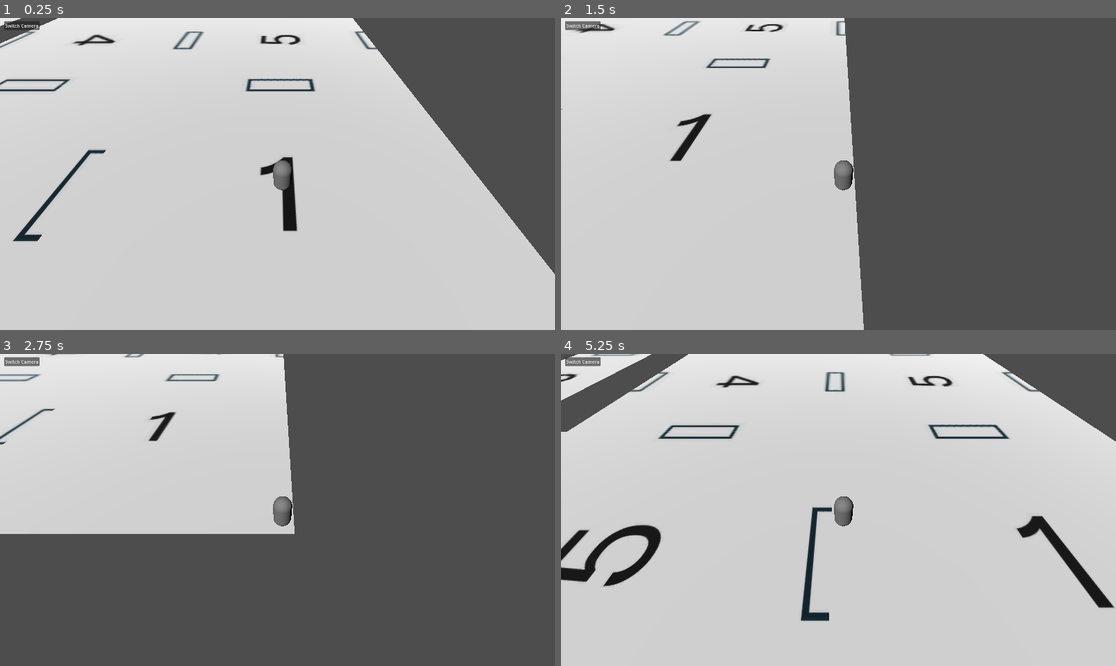
Above: before the commit, frames 1-4 (two rows, left to right).
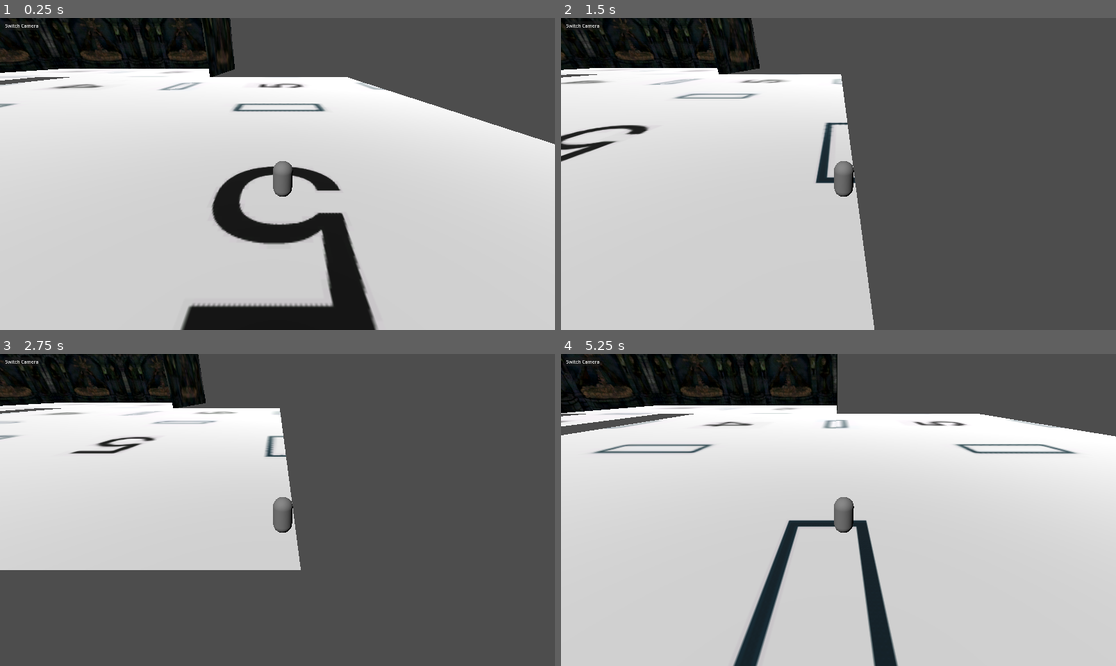
Above: after the commit, the same moments.

Repository: Team-C-623/koven_game
Game: Godot game, scene res://scenes/main3d.tscn
Same seed, same stepped clock (60 frames per second), same inputs: the game is played once before the commit and once after it.
Inputs:
- Up to frame 1 (0.25 s): no input
- Up to frame 2 (1.5 s): tap Enter at 0.5 s; hold D (right) 0.53-1.28 s; hold S (down) from 1.28 s (still down)
- Up to frame 3 (2.75 s): release S (down) at 2.03 s; hold D (right) from 2.03 s (still down)
- Up to frame 4 (5.25 s): tap Space at 2.75 s; release D (right) at 2.78 s; hold W (up) 2.78-3.53 s; hold A (left) 3.53-5.03 s; tap Enter at 5 s; hold S (down) from 5.03 s (still down)

The runs differ from the first frame. In frame 1, 33% of the frame differs, in the area x 0-100%, y 0-100%; in frame 2, 15%; in frame 3, 20%; in frame 4, 33%.

Commit message:
added some wall textures

Diff:
--- a/scenes/main3d.tscn
+++ b/scenes/main3d.tscn
@@ -9,10 +9,10 @@
 script = ExtResource("1_tbt52")
 
 [node name="Player" parent="." instance=ExtResource("2_mjsmv")]
-transform = Transform3D(0.25, 0, 0, 0, 0.25, 0, 0, 0, 0.25, 0, 0.28811, 0)
+transform = Transform3D(0.1, 0, 0, 0, 0.1, 0, 0, 0, 0.1, 0, 0.28811, 0)
 
 [node name="PlayerCam" type="Camera3D" parent="Player"]
-transform = Transform3D(4, 0, 0, 0, 2.51598, 3.10964, 0, -3.10964, 2.51598, -0.270266, 8.62773, 6.85938)
+transform = Transform3D(10, 0, 0, 0, 8.62619, 5.05853, 0, -5.05853, 8.62619, -0.270266, 5.53677, 8.90629)
 current = true
 
 [node name="TopDownCam" type="Camera3D" parent="Player"]
@@ -40,5 +40,6 @@
 script = ExtResource("4_scj2c")
 
 [node name="room1" parent="Map" instance=ExtResource("1_cfuyy")]
+visible = false
 
 [connection signal="pressed" from="SwitchCamButton" to="." method="switch_cam"]
--- a/scenes/player_3d.tscn
+++ b/scenes/player_3d.tscn
@@ -8,7 +8,7 @@
 points = PackedVector3Array(-0.125207, -0.532801, -0.480507, 0.0227831, 0.47607, 0.498884, 0.169713, 0.559144, 0.464172 …(924 unchanged characters)…
 
 [node name="Player" type="CharacterBody3D"]
-transform = Transform3D(0.25, 0, 0, 0, 0.25, 0, 0, 0, 0.25, 0, 0, 0)
+transform = Transform3D(0.1, 0, 0, 0, 0.1, 0, 0, 0, 0.1, 0, 0, 0)
 script = ExtResource("1_r5t1a")
 
 [node name="MeshInstance3D" type="MeshInstance3D" parent="."]
--- a/scenes/room1.tscn
+++ b/scenes/room1.tscn
@@ -1,7 +1,8 @@
-[gd_scene load_steps=4 format=3 uid="uid://na8sbq0ipt4w"]
+[gd_scene load_steps=5 format=3 uid="uid://na8sbq0ipt4w"]
 
 [ext_resource type="Script" path="res://scripts/room1.gd" id="1_whfxc"]
 [ext_resource type="Texture2D" uid="uid://tlq13q1g62t2" path="res://assets/room1newer.PNG" id="2_8i6pc"]
+[ext_resource type="Texture2D" uid="uid://p5as2s81k4op" path="res://assets/wall2.jpg" id="3_peqko"]
 
 [sub_resource type="WorldBoundaryShape3D" id="WorldBoundaryShape3D_vcy58"]
 
@@ -60,3 +61,17 @@
 [node name="Wall4" type="CollisionPolygon3D" parent="."]
 transform = Transform3D(0.1, 0, 0, 0, 0.1, 0, 0, 0, 0.1, 0, 0, 3)
 polygon = PackedVector2Array(30, 0, 30, 19, -30, 19, -30, 0)
+
+[node name="Sprite3D2" type="Sprite3D" parent="."]
+transform = Transform3D(0.18, 0, 0, 0, 0.18, 0, 0, 0, 0.18, 0, 1.75, 3)
+texture = ExtResource("3_peqko")
+
+[node name="Sprite3D3" type="Sprite3D" parent="."]
+transform = Transform3D(0.18, 0, 0, 0, 0.18, 0, 0, 0, 0.18, 3, 1.75, 0)
+axis = 0
+texture = ExtResource("3_peqko")
+
+[node name="Sprite3D4" type="Sprite3D" parent="."]
+transform = Transform3D(0.18, 0, 0, 0, 0.18, 0, 0, 0, 0.18, -3, 1.75, 0)
+axis = 0
+texture = ExtResource("3_peqko")
--- a/scenes/room3.tscn
+++ b/scenes/room3.tscn
@@ -1,7 +1,8 @@
-[gd_scene load_steps=4 format=3 uid="uid://nx3cu52sp4hs"]
+[gd_scene load_steps=5 format=3 uid="uid://nx3cu52sp4hs"]
 
 [ext_resource type="Script" path="res://scripts/room3.gd" id="1_olwfr"]
 [ext_resource type="Texture2D" uid="uid://dbldsd0l0sgr0" path="res://assets/room3newer.PNG" id="2_uijkg"]
+[ext_resource type="Texture2D" uid="uid://p5as2s81k4op" path="res://assets/wall2.jpg" id="3_7p0rd"]
 
 [sub_resource type="WorldBoundaryShape3D" id="WorldBoundaryShape3D_cgmqh"]
 
@@ -38,3 +39,12 @@
 
 [node name="DoorPosD" type="Node3D" parent="."]
 transform = Transform3D(1, 0, 0, 0, 1, 0, 0, 0, 1, 0, 0, 3)
+
+[node name="Sprite3D2" type="Sprite3D" parent="."]
+transform = Transform3D(0.18, 0, 0, 0, 0.18, 0, 0, 0, 0.18, 0, 1.75, -3)
+texture = ExtResource("3_7p0rd")
+
+[node name="Sprite3D3" type="Sprite3D" parent="."]
+transform = Transform3D(0.18, 0, 0, 0, 0.18, 0, 0, 0, 0.18, 3, 1.75, 0)
+axis = 0
+texture = ExtResource("3_7p0rd")
Binary file added: assets/wall.png
Not shown, added: assets/wall.png.import
Binary file added: assets/wall2.jpg
Not shown, added: assets/wall2.jpg.import
